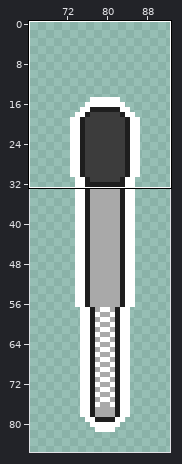
Pixel-art file, stored at sprites/ebrake.aseprite. The first picture is a wide view before the edit; the outline marks the close-up.
Close-up. Before the commit:
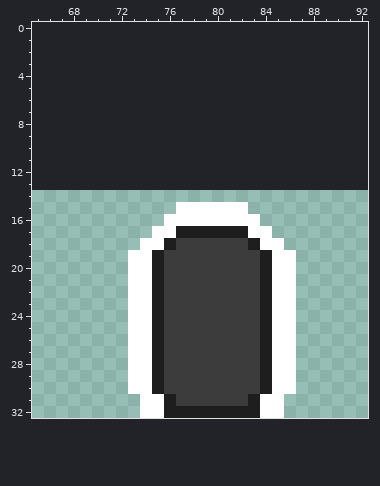
132x132 pixels, 1 frame. Shown: x 65..92, y 0..32. The old version is drawn lined up with the new one, on the new canvas. The wide view leaves out empty margins.
The same view after the edit:
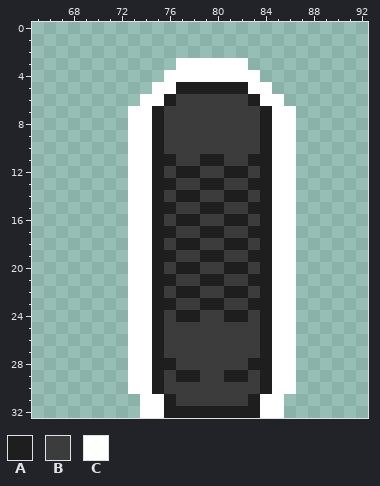
Palette (. is transparent): A #1e1e1e  B #3c3c3c  C #ffffff
Changes in this commit:
canvas 132x132 -> 160x160, the old top-left corner now at 14,14
Changed rows in their new state; - is an unchanged pixel.
first column x 73:
 3 ----CCCCCC----
 4 ---CCCCCCCC---
 5 --CCAAAAAACC--
 6 -CCABBBBBBACC-
 7 CCABBBBBBBBACC
 8 CCABBBBBBBBACC
 9 CCABBBBBBBBACC
10 CCABBBBBBBBACC
11 CCAABBAABBAACC
12 CCABAABBAABACC
13 CCAABBAABBAACC
14 CCABAABBAABACC
15 CCAABBAABBAACC
16 CCABAABBAABACC
17 CCAABB--BBAACC
18 C-ABAA--AABA-C
19 ---A--AA--A---
20 ----AA--AA----
21 ---A--AA--A---
22 ----AA--AA----
23 ---A--AA--A---
24 ----AA--AA----
first column x 76:
28 A------A
29 -AA--AA-
